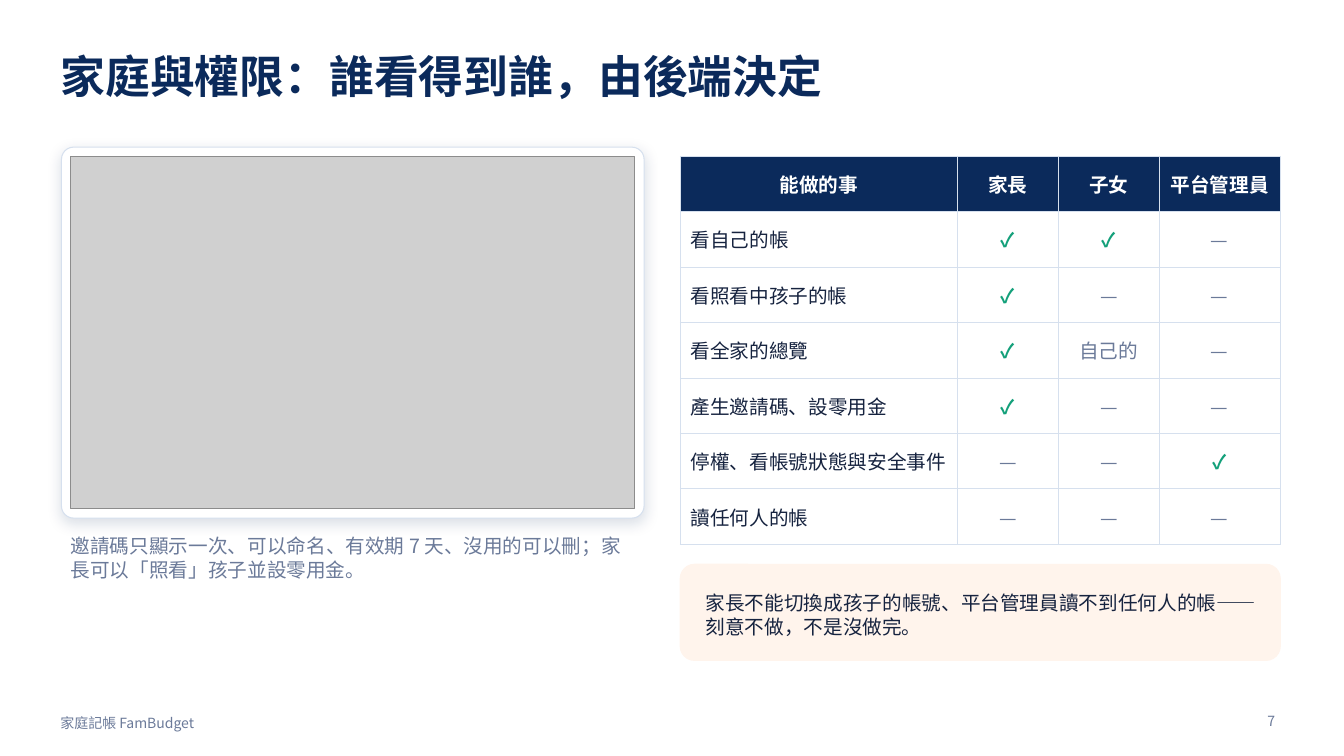
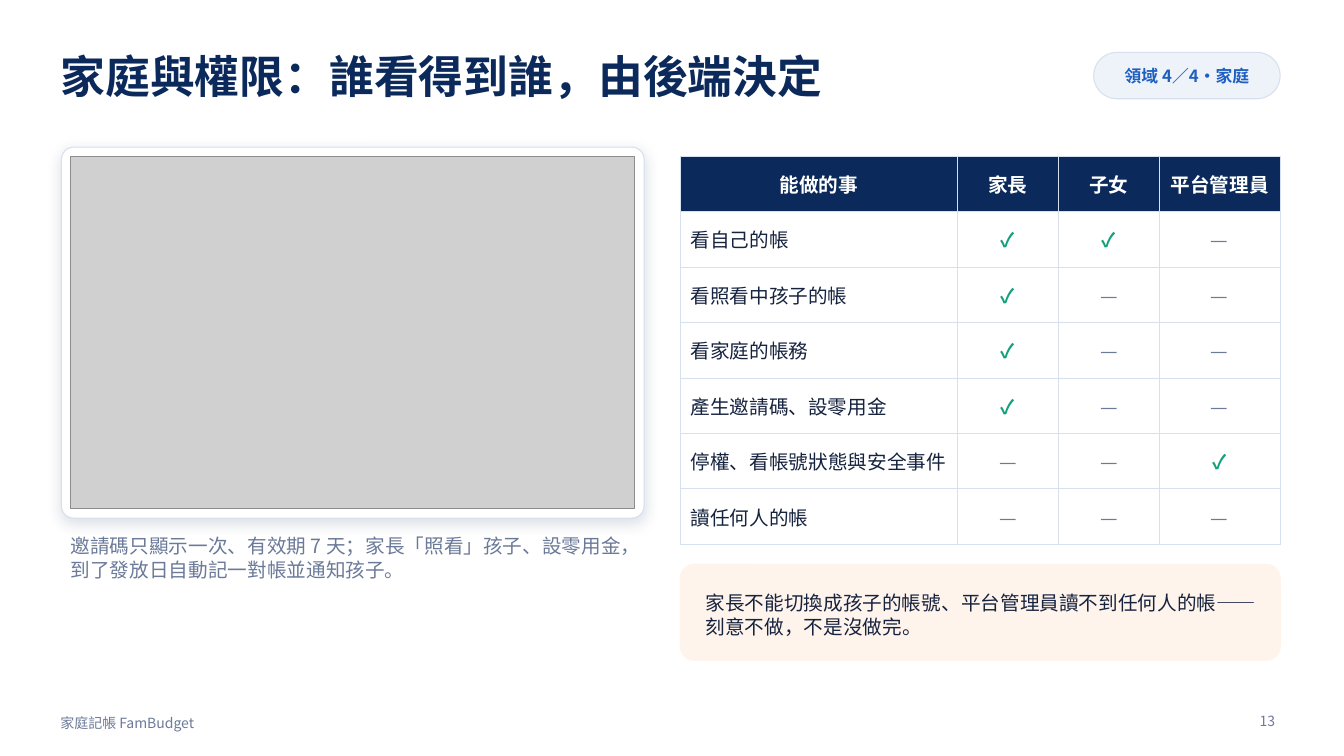
Before and after one commit to cbes502034/final_project, a slide deck: slide 13 of report/家庭記帳_期末報告.pptx (slide 7 before the commit). Drawn at 1344x756 pixels with LibreOffice and Linux fonts; fonts in the diff are those of the drawing; grey boxes stand for pictures. Boxes give left, top, right and bottom in pixels: in the first picture for what was removed or moved away, otherwise in the second. Text is boxed around its words. In the diff, an @@ line names an element or a change of style, - is before the commit and + after.

```diff
--- a/report/家庭記帳_期末報告.pptx
+++ b/report/家庭記帳_期末報告.pptx
@@ rounded rectangle added at [1094,52,1280,99], fill #EEF3FA, outline #D6E0EE 0.75 pt @@
@@ text added at [1125,67,1249,84], 12 pt, text #1F5FBF, bold @@
+領域 4／4・家庭
@@ table at [681,156,1280,531] @@
-row 4, column 1: 看全家的總覽
+row 4, column 1: 看家庭的帳務
-row 4, column 3: 自己的
+row 4, column 3: —
@@ text at [71,536,640,579]: text changed @@
-邀請碼只顯示一次、可以命名、有效期 7 天、沒用的可以刪；家長可以「照看」孩子並設零用金。
+邀請碼只顯示一次、有效期 7 天；家長「照看」孩子、設零用金，到了發放日自動記一對帳並通知孩子。
@@ page number at [1260,715,1276,726]: text changed @@
-7
+13
```
Also in this commit, not shown: 9 other slides changed, 6 slides added, 13 slides removed, 19 other files.
